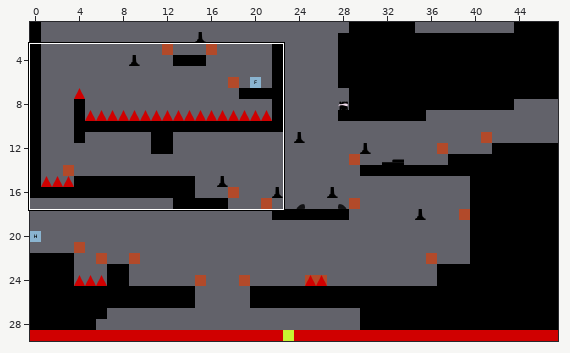
Level history. Tiled map (JSON): maps/level_03.json. The first picture is a wide view before the edit; the outline marks the close-up.
Close-up. The starting point:
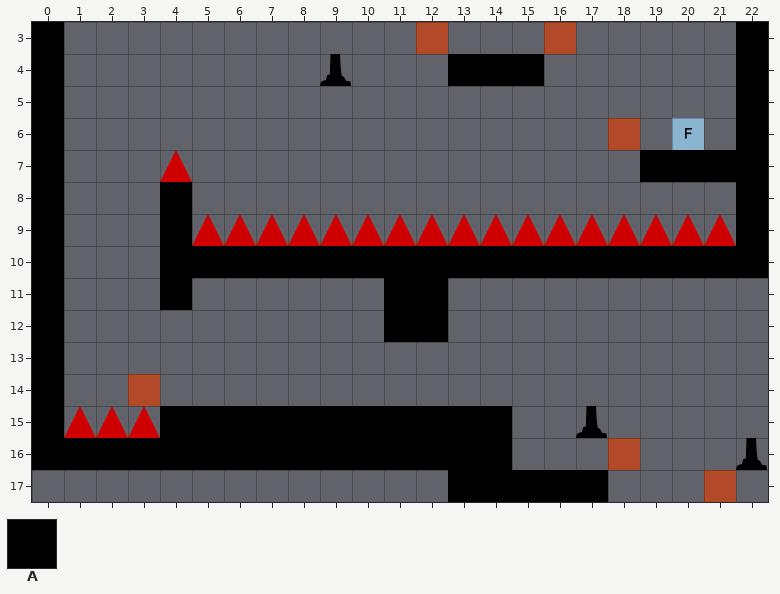
Cells are 64x64 px. Shown: x 0..22, y 3..17.
Key: from "tileset": A 78.
_ is an empty cell.
Layers that did not change in this view are not listed.
Layer "layer_platforms" before, first column x 0:
 3 A_____________________A
 4 A____________AAA______A
 5 A_____________________A
 6 A_____________________A
 7 A__________________AAAA
 8 A___A_________________A
 9 A___A_________________A
10 A___AAAAAAAAAAAAAAAAAAA
11 A___A______AA__________
12 A__________AA__________
13 A______________________
14 A______________________
15 A___AAAAAAAAAAA________
16 AAAAAAAAAAAAAAA________
17 _____________AAAAA_____
Now the later version:
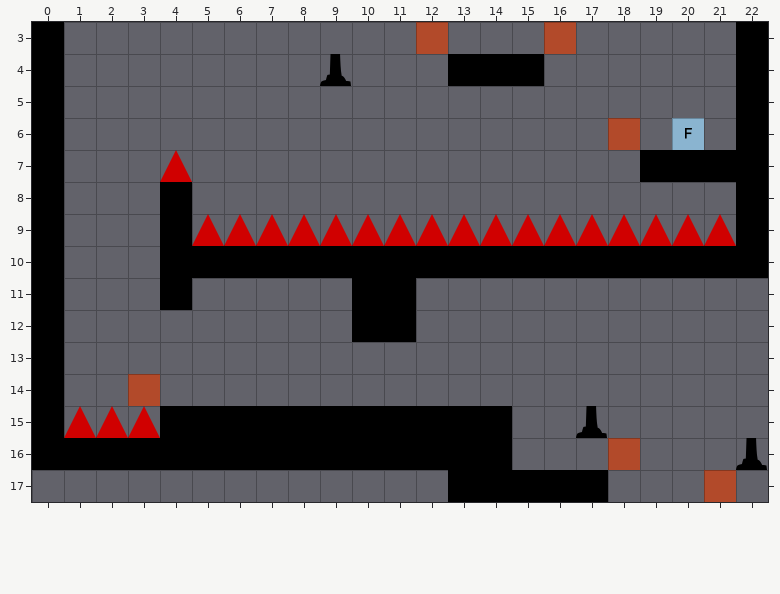
Edits made:
Changed rows in their new state; . is an unchanged cell.
Layer "layer_platforms":
first column x 10:
11 A._
12 A._
Pixel boxes of the changes (left, top, right, bottom) in both close-ups:
added: (352, 278, 384, 342)
removed: (416, 278, 448, 342)
